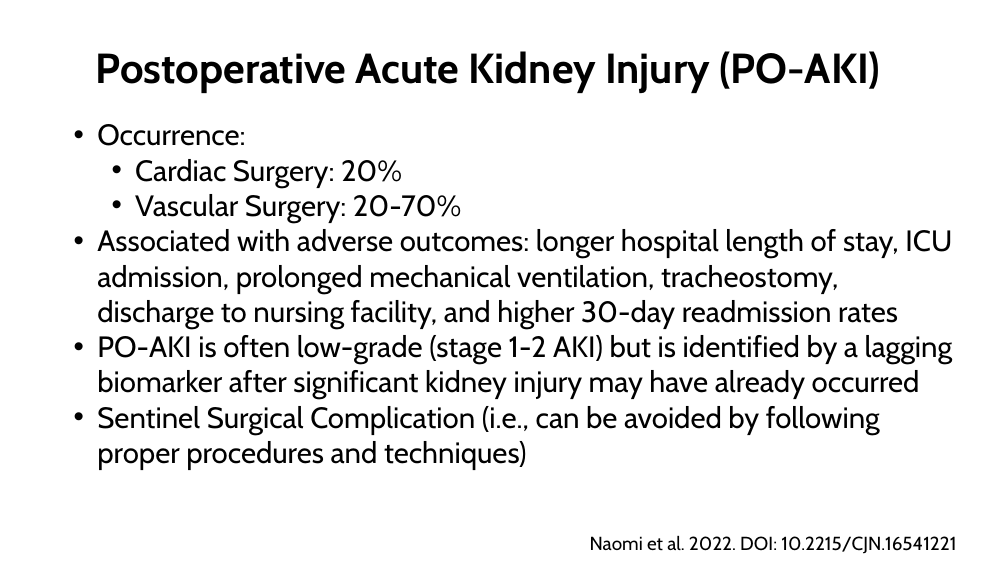
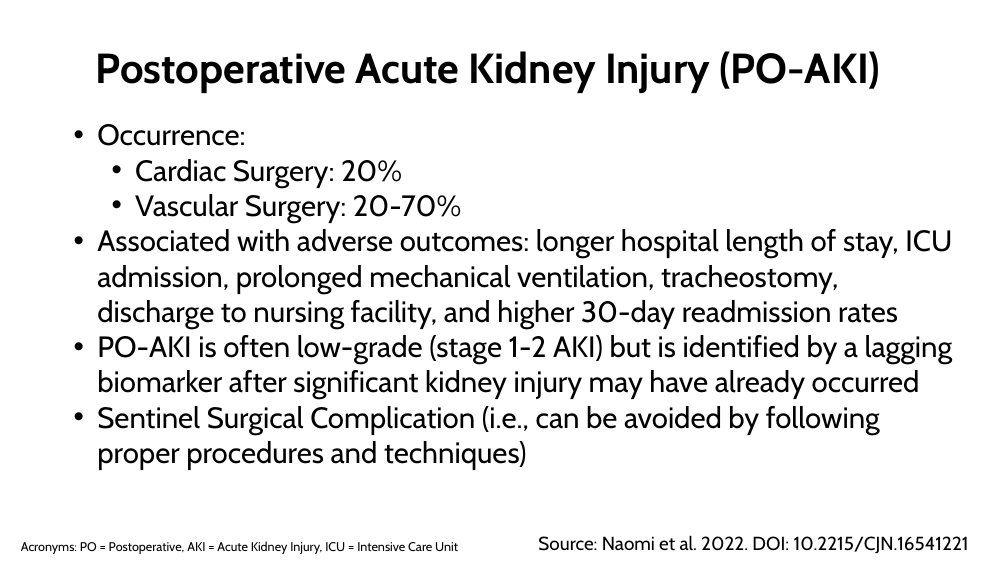
Before and after one commit to AngelJeriko/Juptyer-Janitors-Wrangling-project, a slide deck: slide 2 of final presentation.pptx. Drawn at 1008x567 pixels with LibreOffice and Linux fonts; fonts in the diff are those of the drawing. Boxes give left, top, right and bottom in pixels: in the first picture for what was removed or moved away, otherwise in the second. Text is boxed around its words. In the diff, an @@ line names an element or a change of style, - is before the commit and + after.

```diff
--- a/final presentation.pptx
+++ b/final presentation.pptx
@@ text at [538, 535, 969, 553]: text changed @@
-Naomi et al. 2022. DOI: 10.2215/CJN.16541221
+Source: Naomi et al. 2022. DOI: 10.2215/CJN.16541221
@@ text added at [21, 541, 458, 554], 12 pt, text #000000 @@
+Acronyms: PO = Postoperative, AKI = Acute Kidney Injury, ICU = Intensive Care Unit
```
Also in this commit, not shown: 4 other slides changed, 1 other file.
